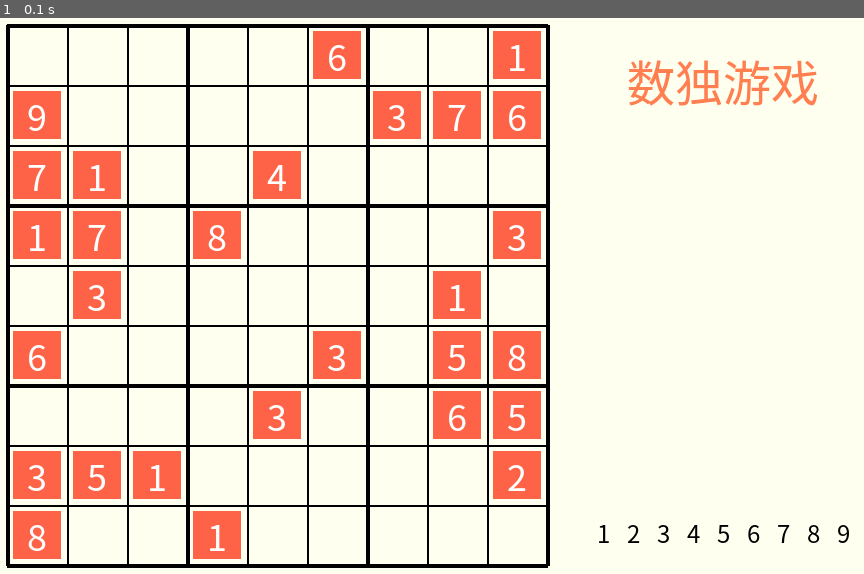
Above: before the commit, frame 1.
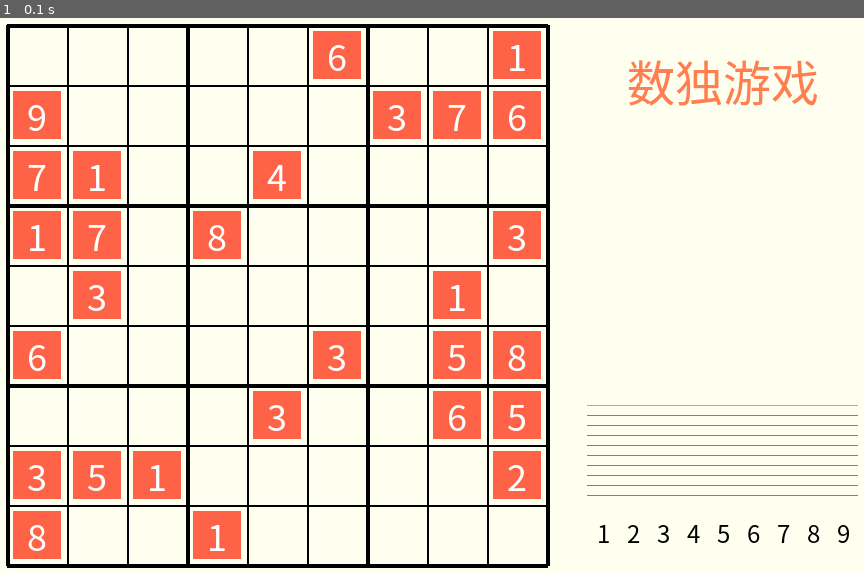
Above: after the commit, the same moment.

Repository: seancheng33/PygameProject
Game: pygame game, started from sudoku/Sudoku.py
Same seed, same stepped clock (60 frames per second), same inputs: the game is played once before the commit and once after it.
Inputs:
- Up to frame 1 (0.1 s): no input

The runs differ from the first frame. In frame 1, 0.6% of the frame differs, in the area x 67-100%, y 69-86%.

Commit message:
数字的统计显示,背景

Diff:
--- a/sudoku/Sudoku.py
+++ b/sudoku/Sudoku.py
@@ -17,7 +17,7 @@
 
     pygame.init()
     screen = pygame.display.set_mode((setting.SCREEN_WIDTH, setting.SCREEN_HEIGHT))
-    pygame.display.set_caption('数独游戏 —— 基于PyGame的实现 version 0.10')
+    pygame.display.set_caption('数独游戏 —— 基于PyGame的实现 version 0.11')
 
     gameArray = setting.game_data_load()
     # print(gameArray)
--- a/sudoku/game_draw.py
+++ b/sudoku/game_draw.py
@@ -82,6 +82,16 @@
     screen.blit(num8Text, num8Rect)
     screen.blit(num9Text, num9Rect)
 
+    pygame.draw.line(screen, setting.COLOR_DICT['gray'], (610, 500), (880, 500))
+    pygame.draw.line(screen, setting.COLOR_DICT['gray'], (610, 490), (880, 490))
+    pygame.draw.line(screen, setting.COLOR_DICT['gray'], (610, 480), (880, 480))
+    pygame.draw.line(screen, setting.COLOR_DICT['gray'], (610, 470), (880, 470))
+    pygame.draw.line(screen, setting.COLOR_DICT['gray'], (610, 460), (880, 460))
+    pygame.draw.line(screen, setting.COLOR_DICT['gray'], (610, 450), (880, 450))
+    pygame.draw.line(screen, setting.COLOR_DICT['gray'], (610, 440), (880, 440))
+    pygame.draw.line(screen, setting.COLOR_DICT['gray'], (610, 430), (880, 430))
+    pygame.draw.line(screen, setting.COLOR_DICT['gray'], (610, 420), (880, 420))
+    pygame.draw.line(screen, setting.COLOR_DICT['orange'], (610, 410), (880, 410))
 
 
 def draw_tile(screen, color, start_posx, start_posy, tile_width, tile_height):
